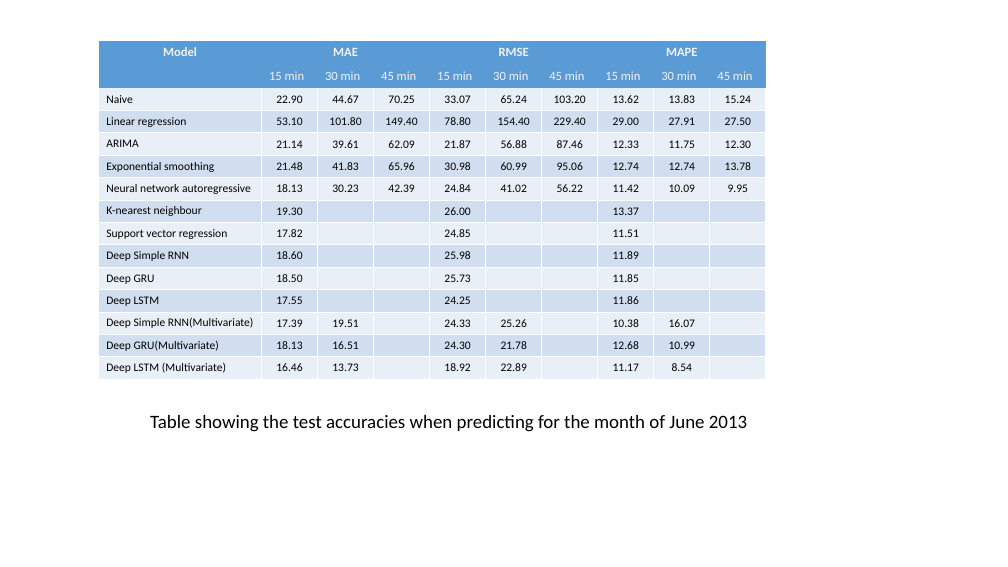
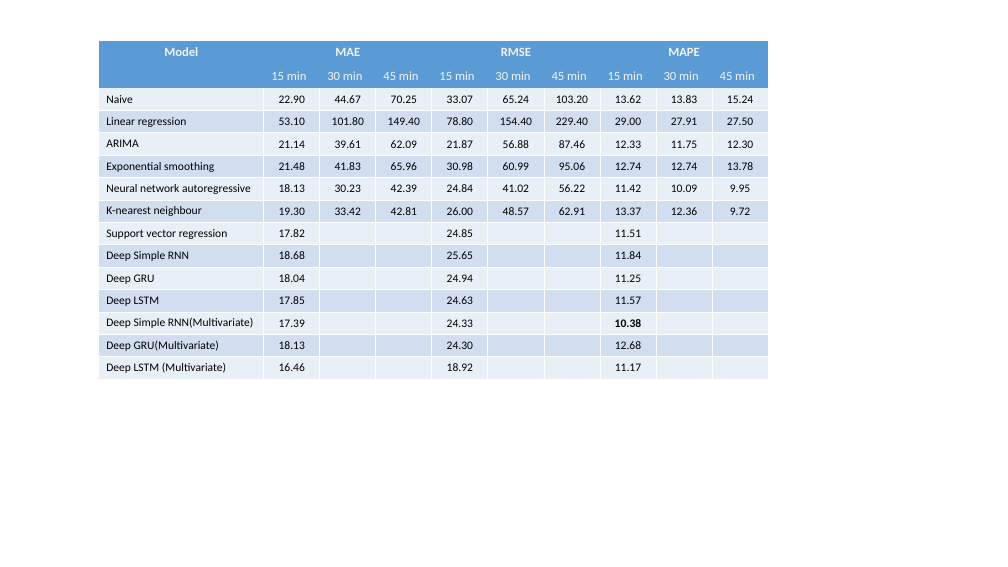
Before and after one commit to adnapibar/ms-research-thesis, a slide deck: slide 4 of latex-thesis/figures.pptx. Drawn at 1008x567 pixels with LibreOffice and Linux fonts; fonts in the diff are those of the drawing. Boxes give left, top, right and bottom in pixels: in the first picture for what was removed or moved away, otherwise in the second. Text is boxed around its words. In the diff, an @@ line names an element or a change of style, - is before the commit and + after.

```diff
--- a/latex-thesis/figures.pptx
+++ b/latex-thesis/figures.pptx
@@ table at [99, 41, 768, 380] @@
-row 8: K-nearest neighbour | 19.30 |  |  | 26.00 |  |  | 13.37 |  | 
+row 8: K-nearest neighbour | 19.30 | 33.42 | 42.81 | 26.00 | 48.57 | 62.91 | 13.37 | 12.36 | 9.72
-row 10: Deep Simple RNN | 18.60 |  |  | 25.98 |  |  | 11.89 |  | 
+row 10: Deep Simple RNN | 18.68 |  |  | 25.65 |  |  | 11.84 |  | 
-row 11: Deep GRU | 18.50 |  |  | 25.73 |  |  | 11.85 |  | 
+row 11: Deep GRU | 18.04 |  |  | 24.94 |  |  | 11.25 |  | 
-row 12: Deep LSTM | 17.55 |  |  | 24.25 |  |  | 11.86 |  | 
+row 12: Deep LSTM | 17.85 |  |  | 24.63 |  |  | 11.57 |  | 
-row 13: Deep Simple RNN(Multivariate) | 17.39 | 19.51 |  | 24.33 | 25.26 |  | 10.38 | 16.07 | 
+row 13: Deep Simple RNN(Multivariate) | 17.39 |  |  | 24.33 |  |  | 10.38 |  | 
-row 14: Deep GRU(Multivariate) | 18.13 | 16.51 |  | 24.30 | 21.78 |  | 12.68 | 10.99 | 
+row 14: Deep GRU(Multivariate) | 18.13 |  |  | 24.30 |  |  | 12.68 |  | 
-row 15: Deep LSTM (Multivariate) | 16.46 | 13.73 |  | 18.92 | 22.89 |  | 11.17 | 8.54 | 
+row 15: Deep LSTM (Multivariate) | 16.46 |  |  | 18.92 |  |  | 11.17 |  | 
@@ bold on in "10.38" @@
@@ text removed at [150, 415, 747, 432] @@
-Table showing the test accuracies when predicting for the month of June 2013
```
Also in this commit, not shown: 1 other slide changed, 2 slides added, 23 other files.
